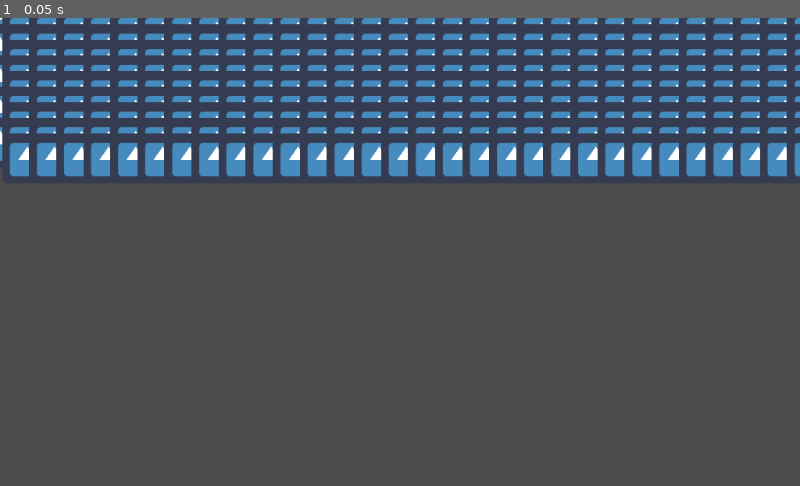
Above: before the commit, frame 1.
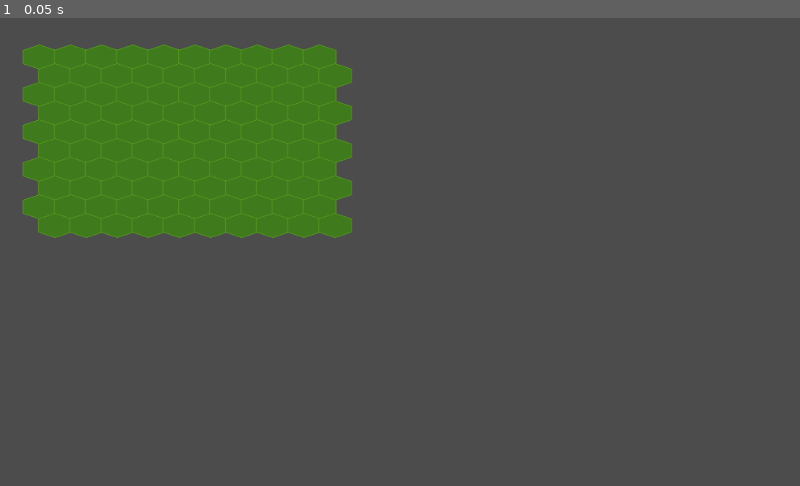
Above: after the commit, the same moment.

Repository: Cartogy/godot-wild-jam-36
Game: Godot game, scene res://src/Grid/Grid.tscn
Same seed, same stepped clock (60 frames per second), same inputs: the game is played once before the commit and once after it. The project has no main scene, so this scene is started directly. The engine's default icon, where the game draws it, is replaced by a stand-in: a white triangle on a blue panel in a dark square.
Inputs:
- Up to frame 1 (0.05 s): no input

The runs differ from the first frame. In frame 1, 25% of the frame differs, in the area x 0-100%, y 0-48%.

Commit message:
Hex Generation working

Diff:
--- a/project.godot
+++ b/project.godot
@@ -9,6 +9,16 @@
 config_version=4
 
 _global_script_classes=[ {
+"base": "Node2D",
+"class": "Cell",
+"language": "GDScript",
+"path": "res://src/Grid/Cell/cell.gd"
+}, {
+"base": "HexCoordinates",
+"class": "DoubledHexCoordinate",
+"language": "GDScript",
+"path": "res://src/Grid/Cell/HexCoordinates/double.gd"
+}, {
 "base": "Resource",
 "class": "HexCoordinates",
 "language": "GDScript",
@@ -20,6 +30,8 @@
 "path": "res://src/Grid/Orientation/orientation.gd"
 } ]
 _global_script_class_icons={
+"Cell": "",
+"DoubledHexCoordinate": "",
 "HexCoordinates": "",
 "HexOrientation": ""
 }
--- a/src/Grid/Cell/Cell.tscn
+++ b/src/Grid/Cell/Cell.tscn
@@ -1,7 +1,7 @@
 [gd_scene load_steps=3 format=2]
 
 [ext_resource path="res://src/Grid/Cell/cell.gd" type="Script" id=1]
-[ext_resource path="res://icon.png" type="Texture" id=2]
+[ext_resource path="res://assets/graphics/Hex_Neutral.png" type="Texture" id=2]
 
 [node name="Cell" type="Node2D"]
 script = ExtResource( 1 )
--- a/src/Grid/Cell/HexCoordinates/double.gd
+++ b/src/Grid/Cell/HexCoordinates/double.gd
@@ -1,7 +1,10 @@
 extends HexCoordinates
+class_name DoubledHexCoordinate
 
 # 0 index -> row
 # 1 index -> col
+func _init(c: Array).(c):
+	pass
 
 func to_cubed() -> Array:
 	return []
--- a/src/Grid/Cell/cell.gd
+++ b/src/Grid/Cell/cell.gd
@@ -1,4 +1,5 @@
 extends Node2D
+class_name Cell
 
 
 var hex_coords: HexCoordinates = null
--- a/src/Grid/grid.gd
+++ b/src/Grid/grid.gd
@@ -2,45 +2,91 @@
 
 var cell_scene = preload("res://src/Grid/Cell/Cell.tscn")
 
+export (bool) var DEBUG = false
+export (float) var cell_size = 1
+export (Vector2) var dimensions = Vector2(10,10)
+
 # Helps when convertin from Pixel to Hex coordinate
 var orientation
 # Where the grid starts
-var origin: Vector2 = Vector2(0,0)
+var origin: Vector2 = Vector2(50,-50)
+var cell_offset: Vector2 = Vector2(0,-8)
 # How wide/tall a cell will be
 # Allows for stretching in both directions as desired
 
 # Increase X -> Streatch horizontally
 # Increate Y -> Stretch Vertically
-# Percentages!
 
-# 1 * 10 => 1000% * 1
-# 1 * 1 => 100% * 1
-var size: Vector2 = Vector2(20,20)
-export (float) var cell_size = 1
+var size: Vector2 = Vector2(50,50)
 
-# Stores all cells by their hex coordinate
-var cell_storage: Dictionary
+
+# Stores all cells in an array. Double width (Pointy)
+var pointy_hexagon_storage: Array = []
+
+var hex_corners = []
 
 # How many cells
-export (Vector2) var dimensions = Vector2(40,10)
+
 
 func _ready():
-	_generate_grid(dimensions, null, origin, size)
+	generate_hex_grid(dimensions, origin, Vector2(23,16))
 
-# Generates a rectangular grid
-func _generate_grid(p_dimension: Vector2, _p_orientation: HexOrientation, _p_origin: Vector2, p_size: Vector2):
-	# Generate Pointy grid
-	var horizontal_spacing = sqrt(3) * cell_size
-	var vertical_spacing = (2 * cell_size) * 3/4
+func _draw():
+	print_debug(hex_corners)
+	for c in hex_corners:
+		_draw_hex(c)
 
-	var horizontal_offset = sqrt(3) * (cell_size * p_size.x)
+func generate_hex_grid(dimension: Vector2, origin: Vector2, p_size: Vector2):
+	for x in dimension.x:
+		var row_mod = x % 2
+		var row = x
+		for y in dimension.y:
+			var col = (y * 2) + row_mod
+			var d_coord = DoubledHexCoordinate.new([x, col])
 
-	for row in range(0, p_dimension.y):
-		var row_coord = (row * vertical_spacing) * p_size.y
-		for col in range(0, p_dimension.x):
-			var col_coord = (col * horizontal_spacing) * p_size.x + (horizontal_offset * (row % 2))
-			var cell_position = Vector2(col_coord, row_coord)
-			var instance_cell = cell_scene.instance()
+			var center = doublewidth_to_pixel(origin, d_coord, p_size)
 
-			instance_cell.position = cell_position
-			add_child(instance_cell)
+			var cell = cell_scene.instance()
+			cell.position = center + cell_offset
+			add_child(cell)
+
+			if DEBUG:
+				var corners = make_hex_corners(center, p_size)
+				hex_corners.append(corners)
+	if DEBUG:
+		update()
+
+
+func make_hex_corners(center: Vector2, c_size: Vector2):
+	var corners = []
+	for x in range(1,7):
+		corners.append(pointy_hex_corner(center, c_size, x))
+	return corners
+
+func pointy_hex_corner(center: Vector2, c_size: Vector2, corner_id: int):
+	var angle_deg = 60 * corner_id - 30
+	var angle_rad = PI / 180 * angle_deg
+
+	return Vector2(center.x + c_size.x * cos(angle_rad), center.y + c_size.y * sin(angle_rad))
+
+
+func _draw_hex(corners: Array):
+	var index = 0
+	for c in range(1, corners.size()):
+		var c0 = corners[c-1]
+		var c1 = corners[c]
+		draw_line(c0, c1, Color(1,1,1,1))
+
+	# Complete the Hexagon
+	draw_line(corners[0], corners[corners.size()-1], Color(1,1,1,1))
+
+# Converts the Doubled-Width coordinaate (Pointy top) onto pixel screen
+func doublewidth_to_pixel(grid_origin: Vector2, coord: HexCoordinates, p_size: Vector2) -> Vector2:
+	var hex_coord: DoubledHexCoordinate = coord
+	var row = hex_coord.coordinates[0]
+	var col = hex_coord.coordinates[1]
+
+	var x = p_size.x * sqrt(3)/2 * col
+	var y = p_size.y * 3/2 * row
+
+	return Vector2(x + grid_origin.x, y - grid_origin.y)
